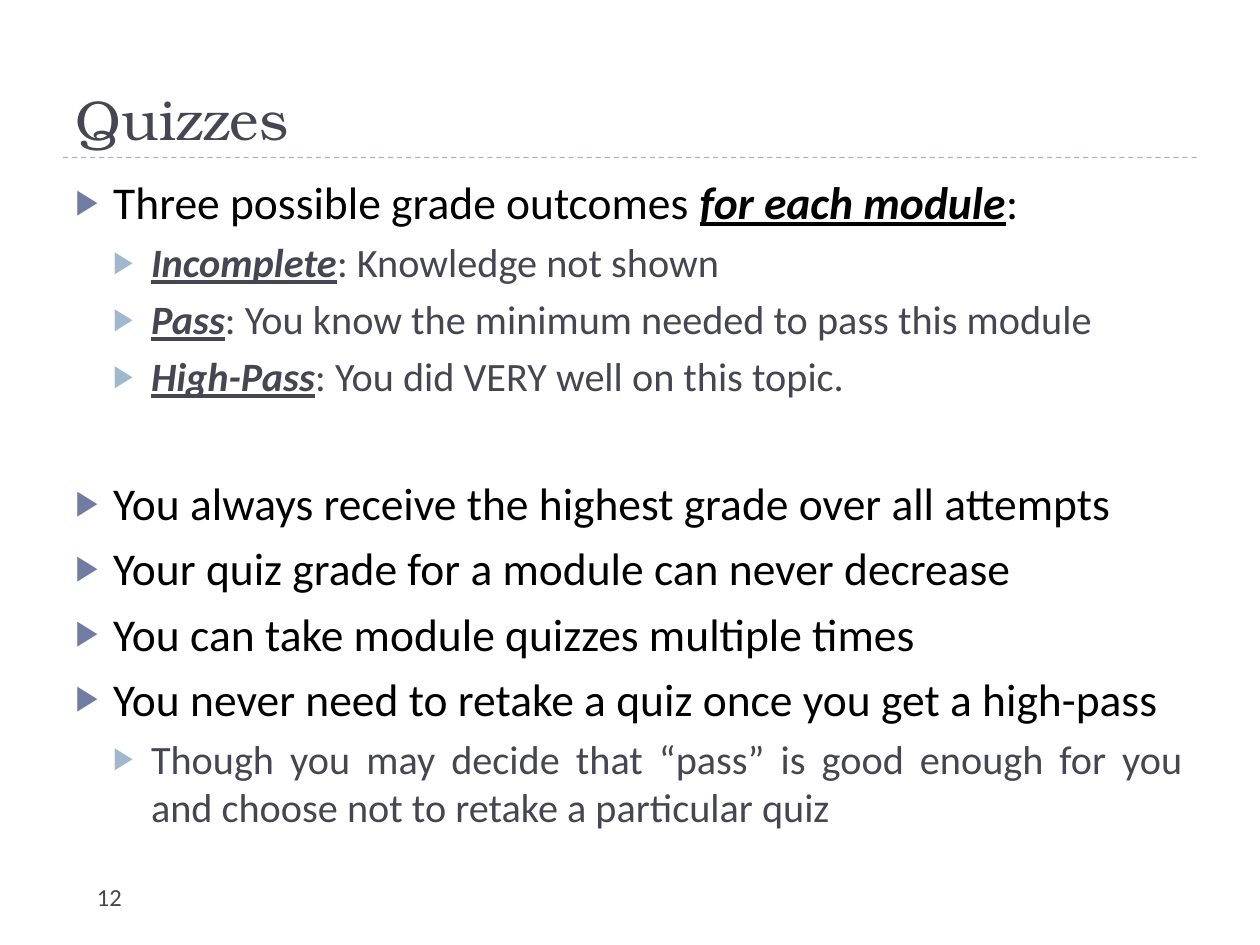
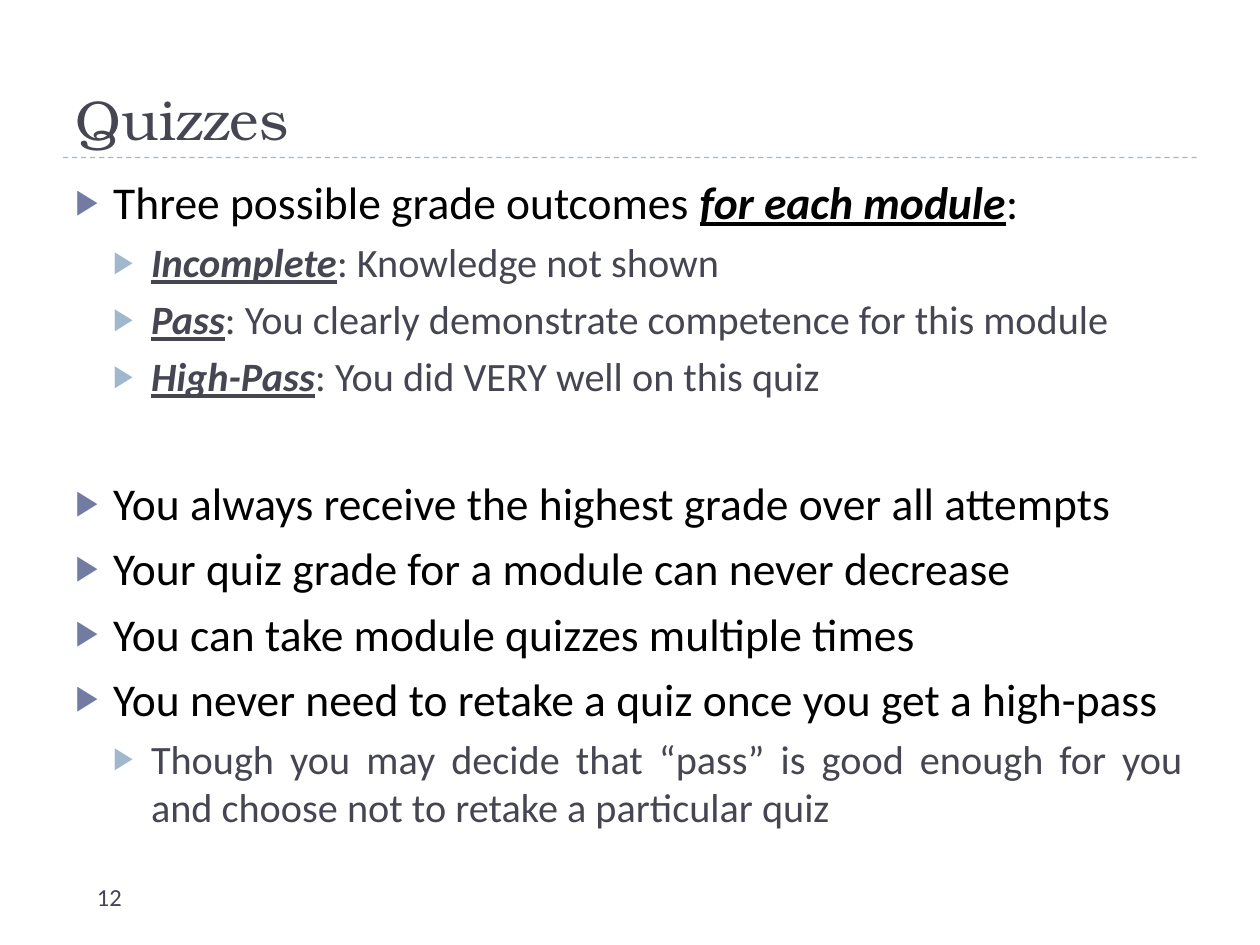
Before and after one commit to uva-cs/cs4102-f21, a slide deck: slide 12 of slides/courseintroduction.pptx. Drawn at 1260x945 pixels with LibreOffice and Linux fonts; fonts in the diff are those of the drawing. Boxes give left, top, right and bottom in pixels: in the first picture for what was removed or moved away, otherwise in the second. Text is boxed around its words. In the diff, an @@ line names an element or a change of style, - is before the commit and + after.

```diff
--- a/slides/courseintroduction.pptx
+++ b/slides/courseintroduction.pptx
@@ text at box(151, 306, 1108, 398): text changed @@
-  ▶ Pass: You know the minimum needed to pass this module
-  ▶ High-Pass: You did VERY well on this topic.
+  ▶ Pass: You clearly demonstrate competence for this module
+  ▶ High-Pass: You did VERY well on this quiz
```
Also in this commit, not shown: 9 other slides changed, 2 slides added, 3 other files.
